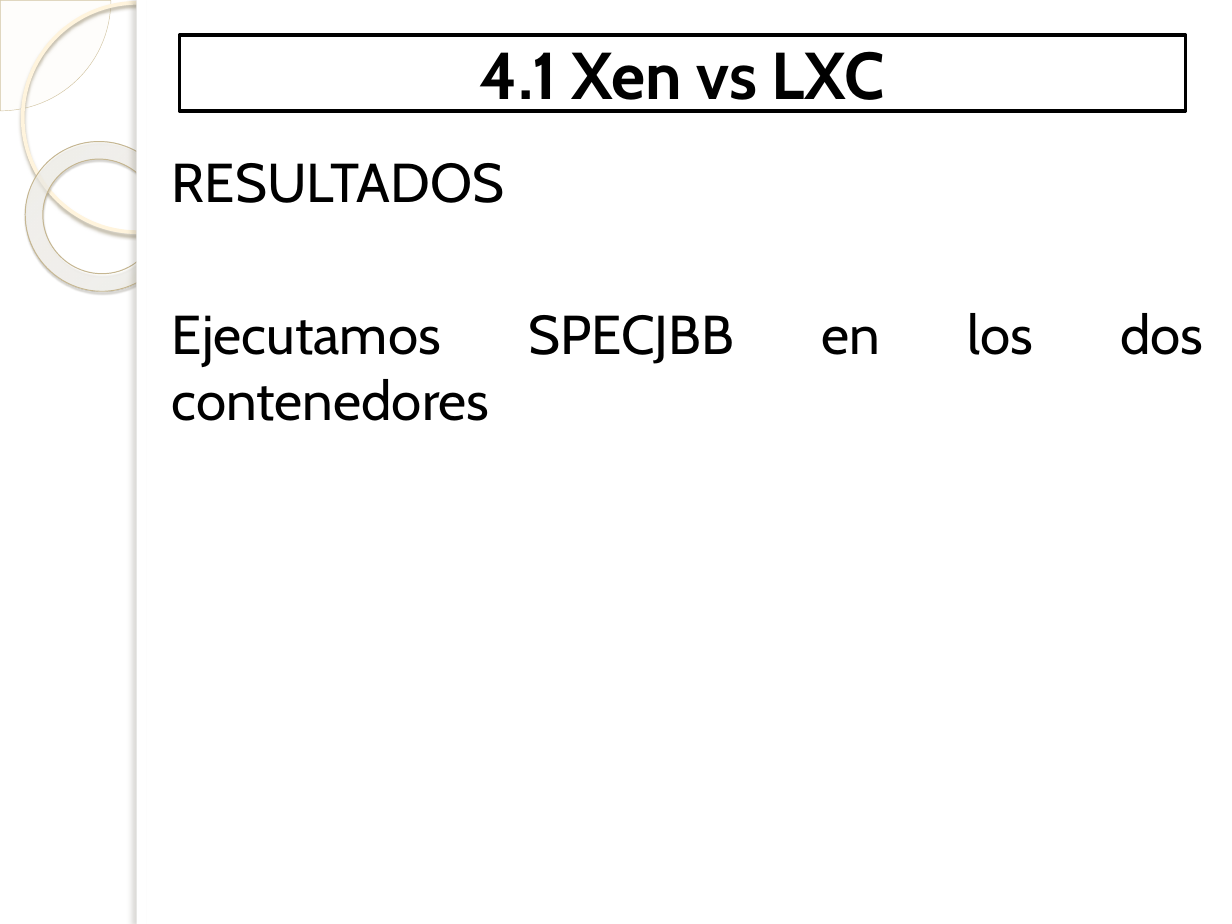
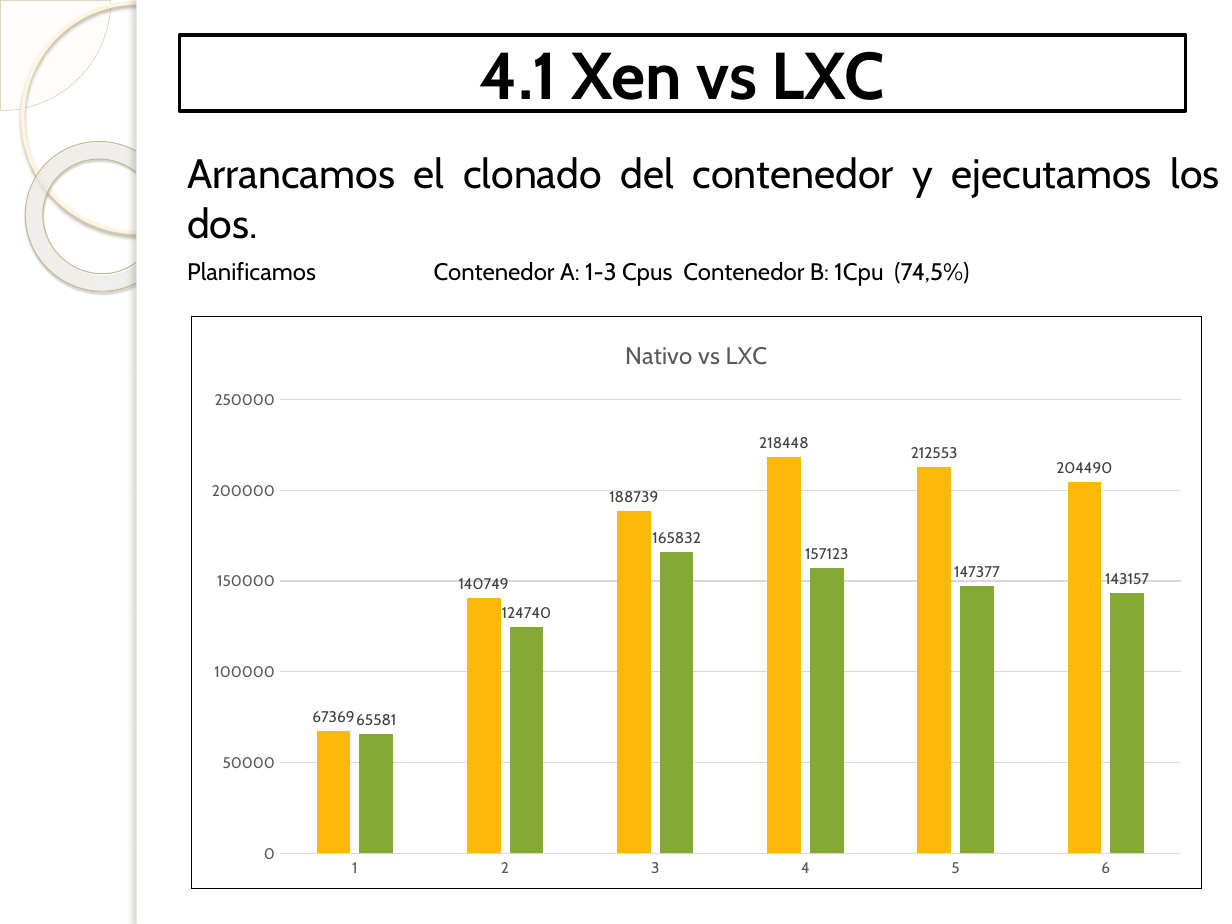
Before and after one commit to Davizuco/virtualizacion, a slide deck: slide 6 of Presentación David-P4.pptx (slide 5 before the commit). Drawn at 1232x924 pixels with LibreOffice and Linux fonts; fonts in the diff are those of the drawing; background and template pictures are left out. Boxes give left, top, right and bottom in pixels: in the first picture for what was removed or moved away, otherwise in the second. Text is boxed around its words. In the diff, an @@ line names an element or a change of style, - is before the commit and + after.

Commit message:
Faltaba gráfica de LXC

```diff
--- a/Presentación David-P4.pptx
+++ b/Presentación David-P4.pptx
@@ text at <box>187,157,1220,286</box>: text changed; size 32 to 14 pt @@
-RESULTADOS
-Ejecutamos SPECJBB en los dos contenedores
+Arrancamos el clonado del contenedor y ejecutamos los dos.
+Planificamos Contenedor A: 1-3 Cpus Contenedor B: 1Cpu (74,5%)
@@ column chart added at <box>192,317,1201,890</box> @@
+title "Nativo vs LXC "
+categories: 1, 2, 3, 4, 5, 6
+Series 1: 67369, 140749, 188739, 218448, 212553, 204490
+Series 2: 
+Series 3: 65581, 124740, 165832, 157123, 147377, 143157
```
